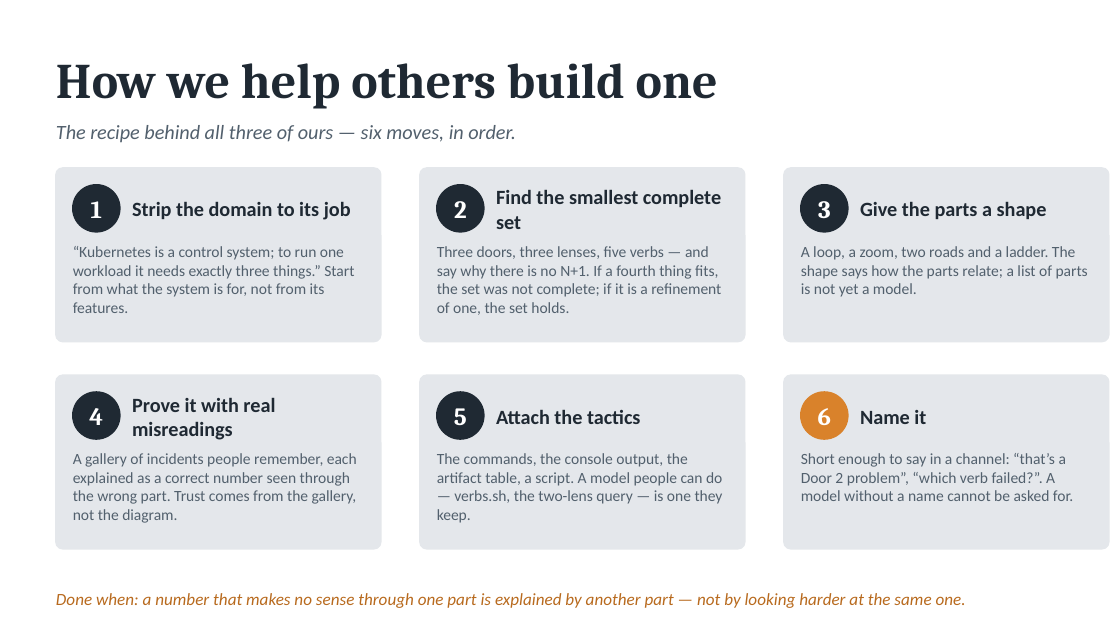
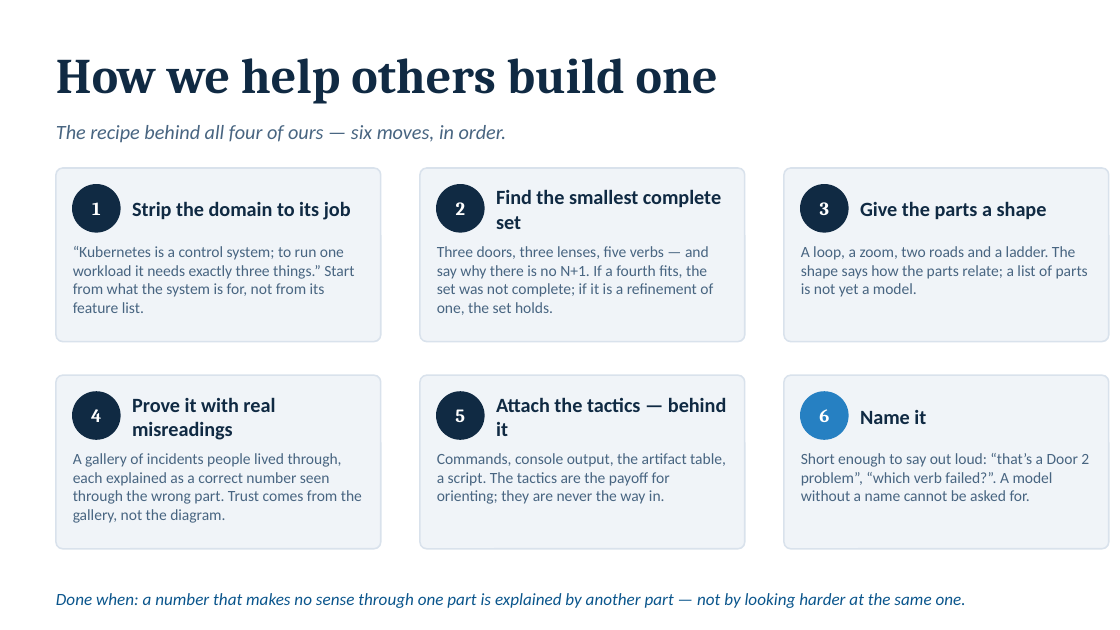
Before and after one commit to jamiegunn/k8s_soup_to_nuts, a slide deck: slide 3 of Claude outputs/mental-models.pptx. Drawn at 1120x630 pixels with LibreOffice and Linux fonts; fonts in the diff are those of the drawing. Boxes give left, top, right and bottom in pixels: in the first picture for what was removed or moved away, otherwise in the second. Text is boxed around its words. In the diff, an @@ line names an element or a change of style, - is before the commit and + after.

```diff
--- a/Claude outputs/mental-models.pptx
+++ b/Claude outputs/mental-models.pptx
@@ text colour #1F2933 to #102A43 in 6 elements at [132,201,351,220], [496,189,721,229], [860,201,1047,219], [132,397,275,440], [860,410,926,424], [56,58,718,104] @@
@@ text at [56,125,507,143]: text changed; text colour #52606D to #486581 @@
-The recipe behind all three of ours — six moves, in order.
+The recipe behind all four of ours — six moves, in order.
@@ text at [73,246,354,313]: text changed; text colour #52606D to #486581 @@
-“Kubernetes is a control system; to run one workload it needs exactly three things.” Start from what the system is for, not from its features.
+“Kubernetes is a control system; to run one workload it needs exactly three things.” Start from what the system is for, not from its feature list.
@@ text at [437,246,713,315]: text changed; text colour #52606D to #486581 @@
-Three doors, three lenses, five verbs — and say why there is no N+1. If a fourth thing fits, the set was not complete; if it is a refinement of one, the set holds.
+Three doors, three lenses, five verbs — and say why there is no N+1. If a fourth fits, the set was not complete; if it is a refinement of one, the set holds.
@@ text "A loop, a zoom, two ..." at [801,246,1088,297]: text colour #52606D to #486581 @@
@@ fill #E4E7EB to #F0F4F8; outline #E4E7EB 1 pt to #D9E2EC 1 pt in 6 elements at [56,168,381,342], [420,168,745,342], [784,168,1109,342], [56,375,381,549], [420,375,745,549], [784,375,1109,549] @@
@@ fill #1F2933 to #102A43; outline #1F2933 1 pt to #102A43 1 pt in 5 elements at [73,185,120,232], [437,185,484,232], [801,185,848,232], [73,392,120,439], [437,392,484,439] @@
@@ text at [496,397,726,436]: text changed; text colour #1F2933 to #102A43 @@
-Attach the tactics
+Attach the tactics — behind it
@@ size 16 to 12 pt in 6 elements at [92,202,101,215], [456,202,465,215], [820,202,829,215], [91,409,101,422], [455,409,465,422], [819,409,829,422] @@
@@ ellipse at [801,392,848,439]: fill #D9822B to #2680C2; outline #D9822B 1 pt to #2680C2 1 pt @@
@@ text at [73,453,362,523]: text changed; text colour #52606D to #486581 @@
-A gallery of incidents people remember, each explained as a correct number seen through the wrong part. Trust comes from the gallery, not the diagram.
+A gallery of incidents people lived through, each explained as a correct number seen through the wrong part. Trust comes from the gallery, not the diagram.
@@ text at [437,453,726,504]: text changed; text colour #52606D to #486581 @@
-The commands, the console output, the artifact table, a script. A model people can do — verbs.sh, the two-lens query — is one they keep.
+Commands, console output, the artifact table, a script. The tactics are the payoff for orienting; they are never the way in.
@@ text at [801,453,1089,501]: text changed; text colour #52606D to #486581 @@
-Short enough to say in a channel: “that’s a Door 2 problem”, “which verb failed?”. A model without a name cannot be asked for.
+Short enough to say out loud: “that’s a Door 2 problem”, “which verb failed?”. A model without a name cannot be asked for.
@@ text "Done when: a number that ..." at [56,593,966,608]: text colour #B86A1E to #0A558C @@
```
Also in this commit, not shown: 2 other slides changed, 5 slides added, 2 slides removed.
